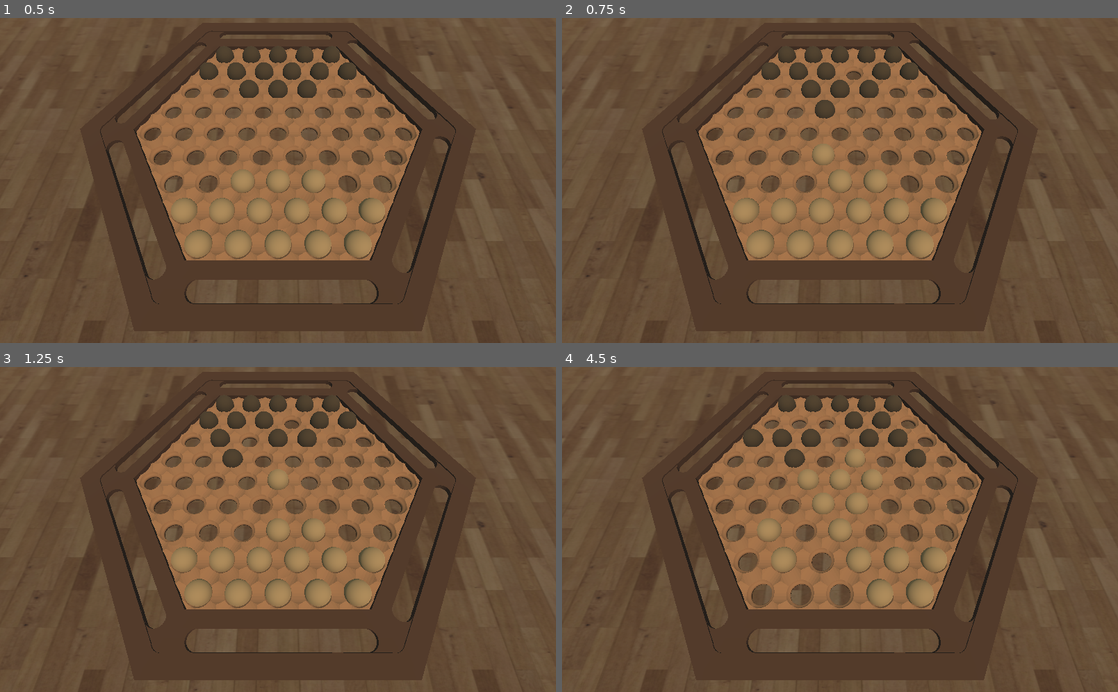
Above: before the commit, frames 1-4 (two rows, left to right).
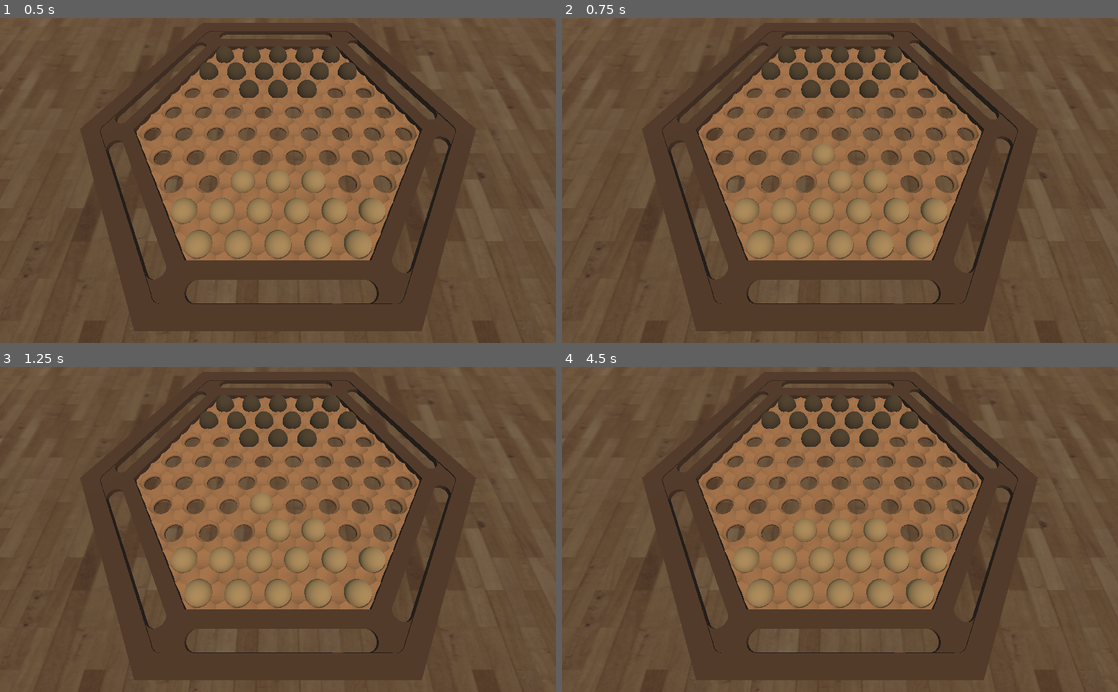
Above: after the commit, the same moments.

Repository: Stalker963/abalone
Game: Godot game, scene res://Scenes/Game.tscn
Two runs of this game, one before a commit and one after it. Both use one fixed random seed, a clock stepped at 60 frames per second and the inputs below.
Inputs:
- Up to frame 1 (0.5 s): no input
- Up to frame 2 (0.75 s): tap Enter (ui_accept) at 0.5, 0.6 s; hold Right (ui_right) from 0.53 s (still down)
- Up to frame 3 (1.25 s): keep holding Right (ui_right); tap Enter (ui_accept) at 0.77, 1.07 s
- Up to frame 4 (4.5 s): release Right (ui_right) at 1.28 s; hold Left (ui_left) 1.28-2.03 s; tap Enter (ui_accept) at 1.35, 1.52, 1.82, 2.1, 2.75, 2.85, 3.02, 3.32, 3.6, 3.77, 4.07, 4.35 s; hold Right (ui_right) 2.03-3.53 s; hold Left (ui_left) from 3.53 s (still down)

Frame 1 is identical in both runs. In frame 2, 0.3% of the frame differs, in the area x 45-55%, y 13-31%; in frame 3, 0.9%; in frame 4, 3.9%, in the area x 31-66%, y 13-74%.

Commit message:
Move history implementation

Diff:
--- a/Scripts/MyScript.gd
+++ b/Scripts/MyScript.gd
@@ -7,37 +7,61 @@
 var current_state;
 var current_turn = WHITE;
 
+var history_list = []
+var history_count = 0
+
 export var visualizer_path:NodePath;
 onready var visualizer = get_node(visualizer_path)
 
 func _ready():
 	current_state = State.new(BoardManager.current_board)
+	history_list.append(current_state)
 	randomize()
 
 func _process(delta):
-	if Input.is_action_just_pressed("ui_accept") and not game_finished:
-		#WHITE plays minimax,BLACK plays random!
-		if current_turn == WHITE:
-			var m = minimax(current_state,2,true,WHITE,WHITE)
-			var next_state = m[1]
-			current_state = next_state
+	if Input.is_action_just_pressed("ui_right"):
+
+		if not game_finished: #if state was played before
+			if range(history_list.size()).has(history_count+1):
+				current_state = history_list[history_count+1]
+				current_turn = switch_turn(current_turn)
+				visualizer.update_board(current_state.board)
+				history_count+=1
+			else:
+			#WHITE plays minimax,BLACK plays random!
+				if current_turn == WHITE:
+					var m = minimax(current_state,2,true,WHITE,WHITE)
+					var next_state = m[1]
+					current_state = next_state
+					current_turn = switch_turn(current_turn)
+					visualizer.update_board(current_state.board)
+				elif current_turn == BLACK:
+					var possible_new_states = Successor.calculate_successor(current_state,current_turn);
+					var next_state = possible_new_states[randi()%possible_new_states.size()] #random move!
+					current_state = next_state
+					current_turn = switch_turn(current_turn)
+					visualizer.update_board(current_state.board)
+
+				history_list.append(current_state)
+				history_count+=1
+
+				if current_state.white_score >= 6:
+					print("White Won!")
+					game_finished = true
+				elif current_state.black_score >= 6:
+					print("Black Won!")
+					game_finished = true
+
+
+	elif Input.is_action_just_pressed("ui_left"):
+		if history_count != 0:
+			history_count-=1
+			current_state = history_list[history_count]
 			current_turn = switch_turn(current_turn)
 			visualizer.update_board(current_state.board)
-		elif current_turn == BLACK:
-			var possible_new_states = Successor.calculate_successor(current_state,current_turn);
-			var next_state = possible_new_states[randi()%possible_new_states.size()] #random move!
-			current_state = next_state
-			current_turn = switch_turn(current_turn)
-			visualizer.update_board(current_state.board)
-
-		if current_state.white_score >= 6:
-			print("White Won!")
-			game_finished = true
-		elif current_state.black_score >= 6:
-			print("Black Won!")
-			game_finished = true
-
-		#print(center_proximity_hueristic(current_state,WHITE))
+
+
+
 
 
 func minimax(state,depth,maximizer,piece,turn):
